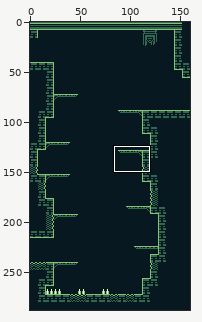
One commit to this sprite sheet: Wizard_ProjectFile/assets/backgrounds/Level1-10.png. Above, an overview of the earlier version with the close-up marked.
Close-up. The starting point:
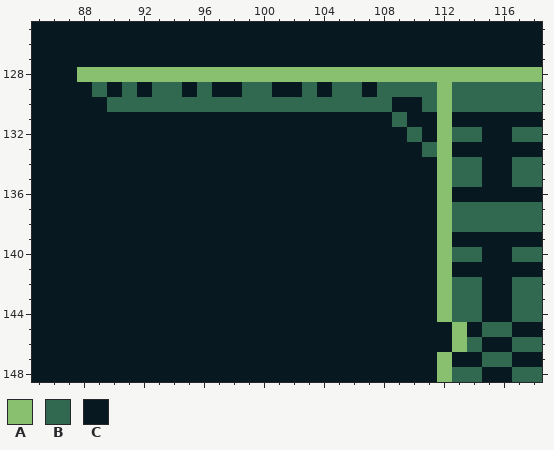
The file is 160x288 pixels. Shown: x 85..118, y 125..148.
Palette (. is transparent): A #88c070  B #306850  C #081820
Pixels before, first column x 85:
125 CCCCCCCCCCCCCCCCCCCCCCCCCCCCCCCCCC
126 CCCCCCCCCCCCCCCCCCCCCCCCCCCCCCCCCC
127 CCCCCCCCCCCCCCCCCCCCCCCCCCCCCCCCCC
128 CCCAAAAAAAAAAAAAAAAAAAAAAAAAAAAAAA
129 CCCCBCBCBBCBCCBBCCBCBBCBBBBABBBBBB
130 CCCCCBBBBBBBBBBBBBBBBBBBCCBABBBBBB
131 CCCCCCCCCCCCCCCCCCCCCCCCBCCACCCCCC
132 CCCCCCCCCCCCCCCCCCCCCCCCCBCABBCCBB
133 CCCCCCCCCCCCCCCCCCCCCCCCCCBACCCCCC
134 CCCCCCCCCCCCCCCCCCCCCCCCCCCABBCCBB
135 CCCCCCCCCCCCCCCCCCCCCCCCCCCABBCCBB
136 CCCCCCCCCCCCCCCCCCCCCCCCCCCACCCCCC
137 CCCCCCCCCCCCCCCCCCCCCCCCCCCABBBBBB
138 CCCCCCCCCCCCCCCCCCCCCCCCCCCABBBBBB
139 CCCCCCCCCCCCCCCCCCCCCCCCCCCACCCCCC
140 CCCCCCCCCCCCCCCCCCCCCCCCCCCABBCCBB
141 CCCCCCCCCCCCCCCCCCCCCCCCCCCACCCCCC
142 CCCCCCCCCCCCCCCCCCCCCCCCCCCABBCCBB
143 CCCCCCCCCCCCCCCCCCCCCCCCCCCABBCCBB
144 CCCCCCCCCCCCCCCCCCCCCCCCCCCABBCCBB
145 CCCCCCCCCCCCCCCCCCCCCCCCCCCCACBBCC
146 CCCCCCCCCCCCCCCCCCCCCCCCCCCCABCCBB
147 CCCCCCCCCCCCCCCCCCCCCCCCCCCACCBBCC
148 CCCCCCCCCCCCCCCCCCCCCCCCCCCABBCCBB
After:
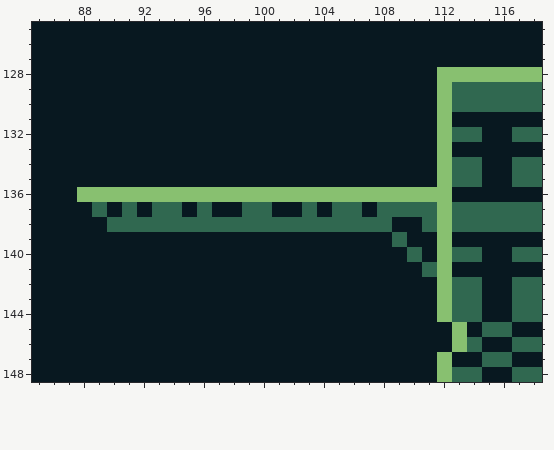
Difference:
y 128: x 88..111 AAAAAAAAAAAAAAAAAAAAAAAA -> CCCCCCCCCCCCCCCCCCCCCCCC
y 129: x 89 B -> C; x 91 B -> C; x 93..94 BB -> CC; x 96 B -> C; x 99..100 BB -> CC; x 103 B -> C; x 105..106 BB -> CC; x 108..111 BBBB -> CCCC
y 130: x 90..108 BBBBBBBBBBBBBBBBBBB -> CCCCCCCCCCCCCCCCCCC; x 111 B -> C
y 131: x 109 B -> C
y 132: x 110 B -> C
y 133: x 111 B -> C
y 136: x 88..111 CCCCCCCCCCCCCCCCCCCCCCCC -> AAAAAAAAAAAAAAAAAAAAAAAA
y 137: x 89 C -> B; x 91 C -> B; x 93..94 CC -> BB; x 96 C -> B; x 99..100 CC -> BB; x 103 C -> B; x 105..106 CC -> BB; x 108..111 CCCC -> BBBB
y 138: x 90..108 CCCCCCCCCCCCCCCCCCC -> BBBBBBBBBBBBBBBBBBB; x 111 C -> B
y 139: x 109 C -> B
y 140: x 110 C -> B
y 141: x 111 C -> B
Changed places in both close-ups, as pixel boxes (x1, y1, x2, y2):
changed: (77, 67, 437, 277)
